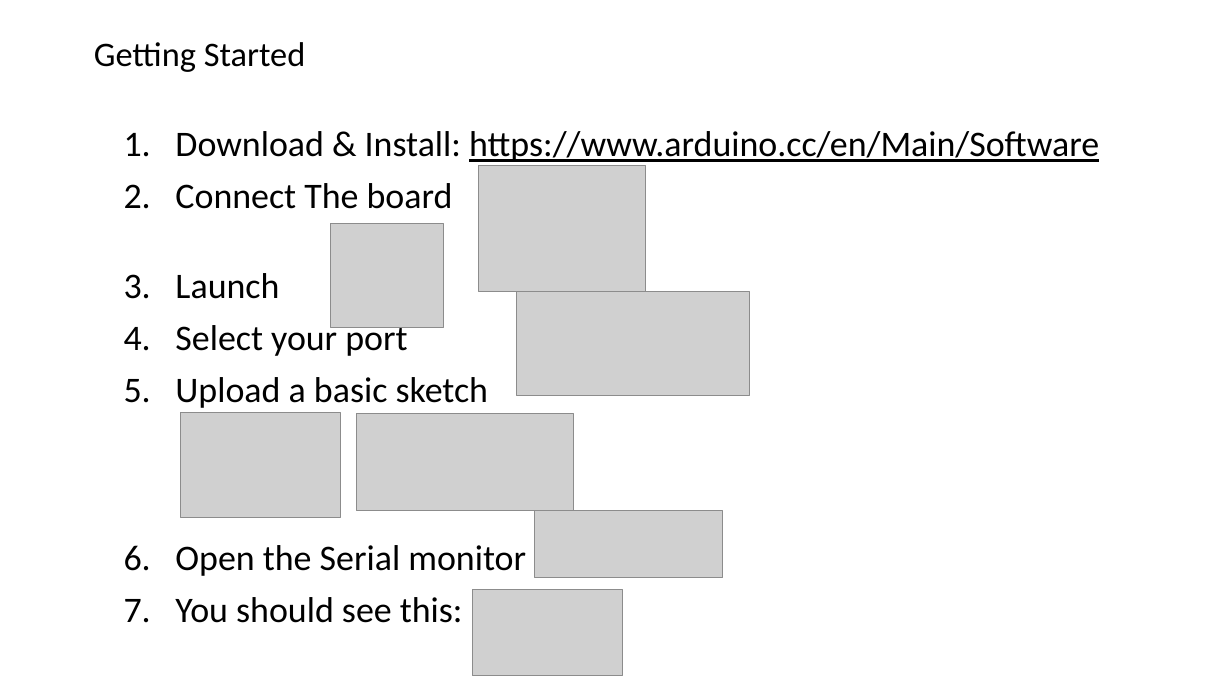
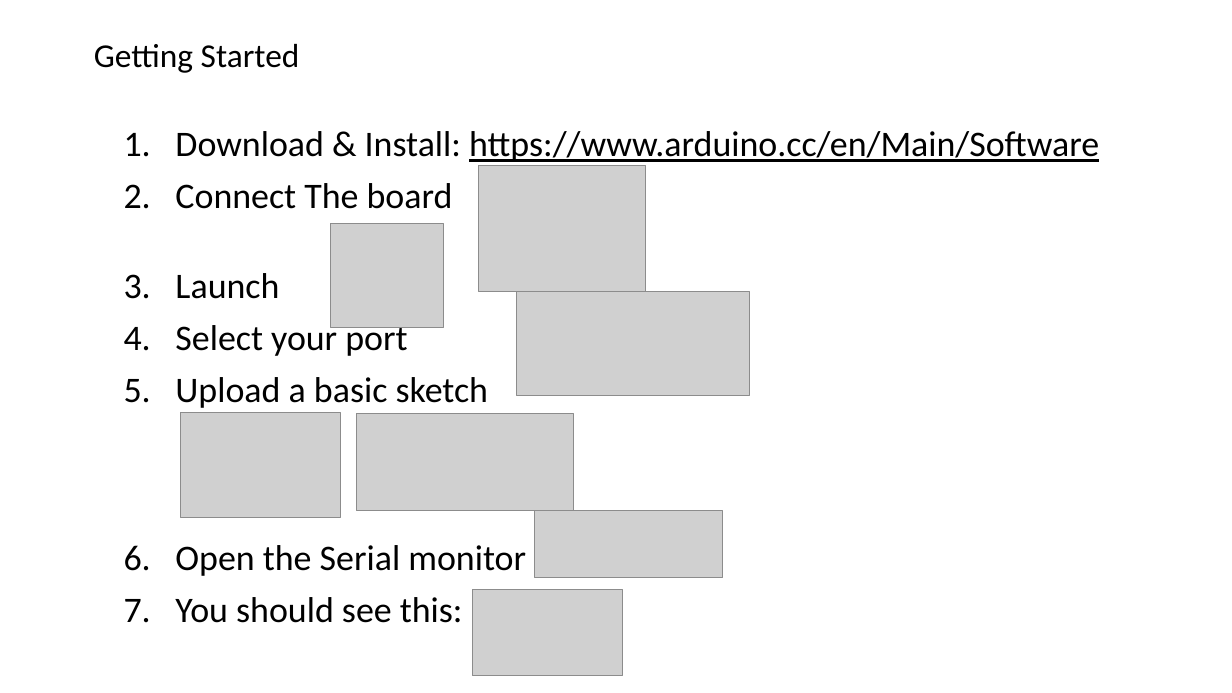
Before and after one commit to geobarteam/codingdojo, a slide deck: slide 2 of Arduino/CodingDojo.odp. Drawn at 1232x693 pixels with LibreOffice and Linux fonts; fonts in the diff are those of the drawing; grey boxes stand for pictures. Boxes give left, top, right and bottom in pixels: in the first picture for what was removed or moved away, otherwise in the second. Text is boxed around its words. In the diff, an @@ line names an element or a change of style, - is before the commit and + after.

```diff
--- a/Arduino/CodingDojo.odp
+++ b/Arduino/CodingDojo.odp
@@ title "Getting Started" at <box>94,44,300,73</box>: size 26.8 to 26 pt; line spacing 0.7 to 0.8 @@
```
Also in this commit, not shown: 1 slide added.
